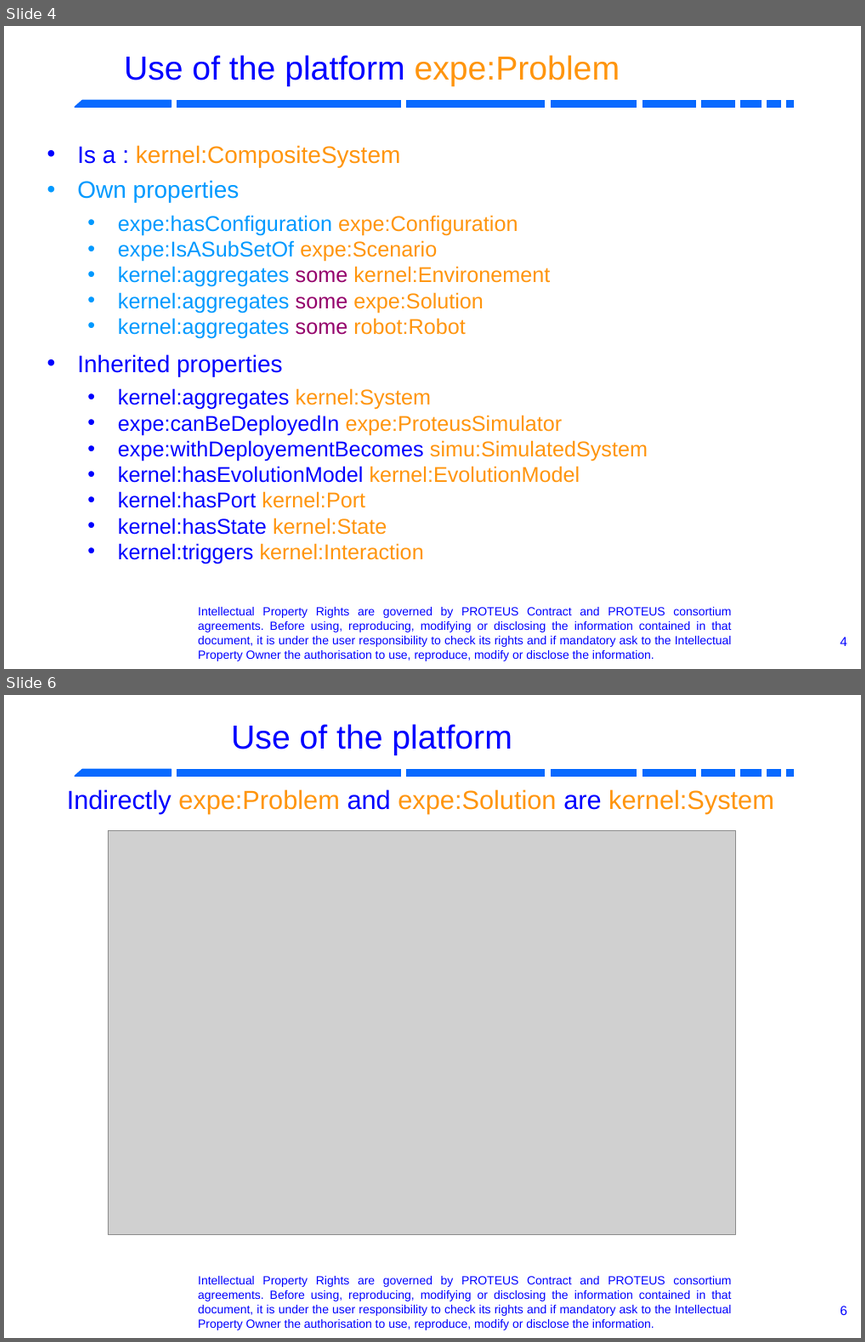
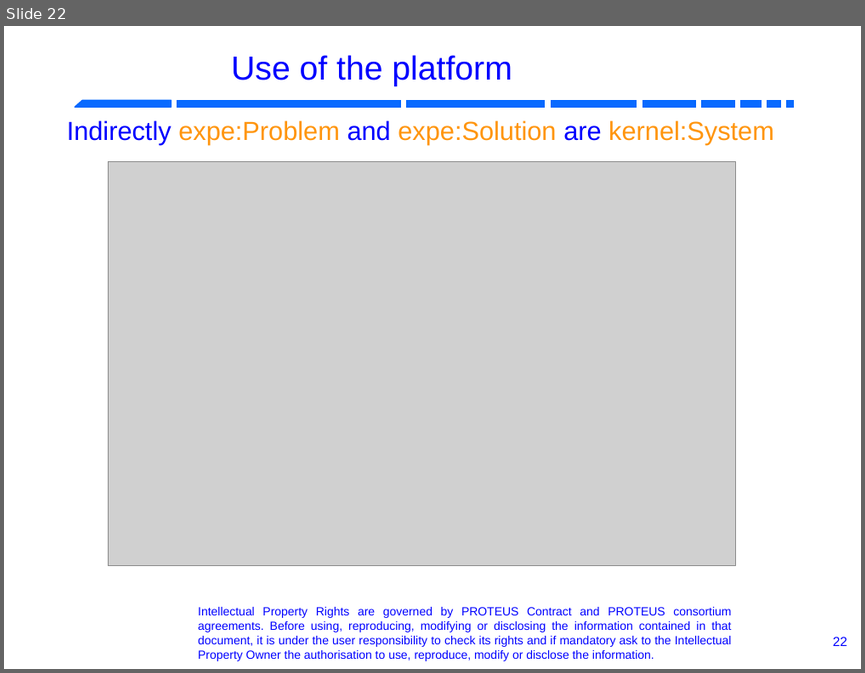
Before and after one commit to RobotML/RobotML, a slide deck: Ontologies/ORA/Meetings/20131103-IROS-Tokyo/R4.1.6-P5.9-ARoboticOntology.odp. Shown one above the other, each under a label of ours: slides 4 and 6 before the commit, slide 22 after it; the slides between them are not shown. The pictures are 865x1342 and 865x673 pixels, drawn with LibreOffice and Linux fonts; fonts in the diff are those of the drawing; grey boxes stand for pictures; background and template pictures are left out. Boxes give left, top, right and bottom in pixels: in the first picture for what was removed or moved away, otherwise in the second. Text is boxed around its words. In the diff, an @@ line names an element or a change of style, - is before the commit and + after.

```diff
--- a/Ontologies/ORA/Meetings/20131103-IROS-Tokyo/R4.1.6-P5.9-ARoboticOntology.odp
+++ b/Ontologies/ORA/Meetings/20131103-IROS-Tokyo/R4.1.6-P5.9-ARoboticOntology.odp
@@ slide 4 removed at bbox=[4, 26, 861, 669], background #FFFFFF; not listed: 10 template elements that a slide beside it also shows @@
@@ title removed at bbox=[124, 55, 620, 86] @@
-Use of the platform expe:Problem
@@ text removed at bbox=[77, 145, 647, 564] @@
-• Is a : kernel:CompositeSystem
-• Own properties
-  • expe:hasConfiguration expe:Configuration
-  • expe:IsASubSetOf expe:Scenario
-  • kernel:aggregates some kernel:Environement
-  • kernel:aggregates some expe:Solution
-  • kernel:aggregates some robot:Robot
-• Inherited properties
-  • kernel:aggregates kernel:System
-  • expe:canBeDeployedIn expe:ProteusSimulator
-  • expe:withDeployementBecomes simu:SimulatedSystem
-  • kernel:hasEvolutionModel kernel:EvolutionModel
-  • kernel:hasPort kernel:Port
-  • kernel:hasState kernel:State
-  • kernel:triggers kernel:Interaction
@@ page number removed at bbox=[840, 636, 847, 646] @@
-4
@@ what was slide 6 is now slide 22 @@
@@ page number at bbox=[833, 636, 847, 646]: text changed @@
-6
+22
```
Also in this commit, not shown: 12 slides changed, 15 slides added, 3 other slides removed.
